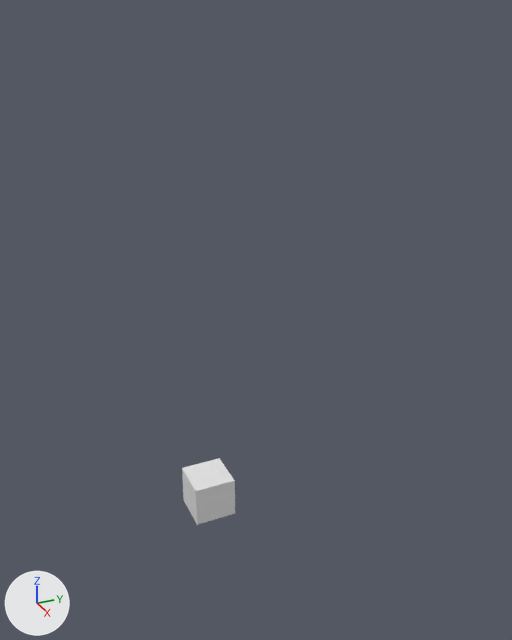
The Blender file LowPolyWell/LowPolyWell.blend, before and after one commit.
One viewpoint serves both versions: a camera (50 mm lens) standing at (27.0, -9.6, 22.3) and looking at (0.6, 2.3, 9.1). The axes (+X, +Y, +Z) are drawn at lower left. The lights are the same throughout.
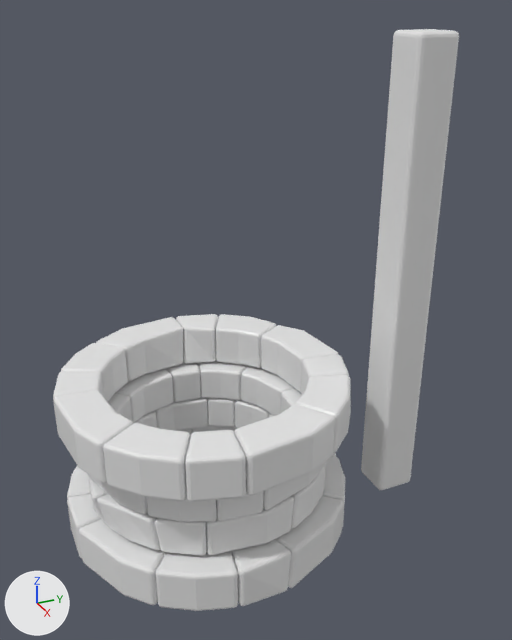
Pixel boxes (x1, y1, x2, y2) of what changed, in the pictures (512 x 640 px):
'Cube.003', added: after (53, 314, 351, 502)
'Cube.004', added: after (361, 29, 459, 490)
'Cube', reshaped: before (182, 458, 235, 525); after (67, 423, 345, 611)
'Cube.002', added: after (89, 360, 324, 522)
'Cube.001', added: after (88, 397, 326, 555)
part 1 of me_cube, added: after (67, 423, 345, 611)
part 2 of me_cube, deleted: before (182, 458, 235, 525)

The change, as a list of edits to the scene's bpy script:
```text
Change me_cube:
    used by ob_cube; location = (0.0, 0.0, 0.0)
    remove me_cube.from_pydata(...)  # 8 vertices, 6 faces; spans x -1.0..1.0, y -1.0..1.0, z -1.0..1.0
    add me_cube.from_pydata(...)  # 1344 vertices, 1304 faces, 64 loose edges; spans x -6.66..6.66, y -6.66..6.66, z -1.0..1.05
    me_cube part 1: 1344 vertices added at x -6.66..6.66, y -6.66..6.66, z -1.0..1.05
    me_cube part 2: 8 vertices removed from x -1.0..1.0, y -1.0..1.0, z -1.0..1.0
Add me_cube_004:
    me_cube_004.from_pydata(...)  # 96 vertices, 98 faces; spans x -1.0..1.0, y -1.0..1.0, z -11.1..11.1
Add me_cube_003:
    me_cube_003.from_pydata(...)  # 1344 vertices, 1304 faces, 64 loose edges; spans x -6.66..6.66, y -6.66..6.66, z -1.0..1.1
    me_cube_003.materials.append(mat_material)  # white #e7e7e7
Add me_cube_002:
    me_cube_002.from_pydata(...)  # 1344 vertices, 1304 faces, 64 loose edges; spans x -6.66..6.66, y -6.66..6.66, z -1.0..1.04
    me_cube_002.materials.append(mat_material)  # white #e7e7e7
Add me_cube_001:
    me_cube_001.from_pydata(...)  # 1344 vertices, 1304 faces, 64 loose edges; spans x -6.66..6.66, y -6.66..6.7, z -1.0..1.04
    me_cube_001.materials.append(mat_material)  # white #e7e7e7
Add ob_cube_004:
    ob_cube_004 = bpy.data.objects.new('Cube.004', me_cube_004)
    ob_cube_004.location = (1.39, 9.55, 9.92)
Add ob_cube_003:
    ob_cube_003 = bpy.data.objects.new('Cube.003', me_cube_003)
    ob_cube_003.location = (0.0, 0.0, 5.64)
    ob_cube_003.rotation_euler = (0.0, 0.0, 1.276)  # degrees (0, 0, 73)
Add ob_cube_002:
    ob_cube_002 = bpy.data.objects.new('Cube.002', me_cube_002)
    ob_cube_002.location = (0.0, 0.0, 3.7)
    ob_cube_002.rotation_euler = (0.0, 0.0, -1.68)  # degrees (0, 0, -96)
    ob_cube_002.scale = (0.856, 0.856, 0.856)
Add ob_cube_001:
    ob_cube_001 = bpy.data.objects.new('Cube.001', me_cube_001)
    ob_cube_001.location = (0.0, 0.0, 1.95)
    ob_cube_001.rotation_euler = (0.0, 0.0, -2.115)  # degrees (0, 0, -121)
    ob_cube_001.scale = (0.856, 0.856, 0.856)
```
